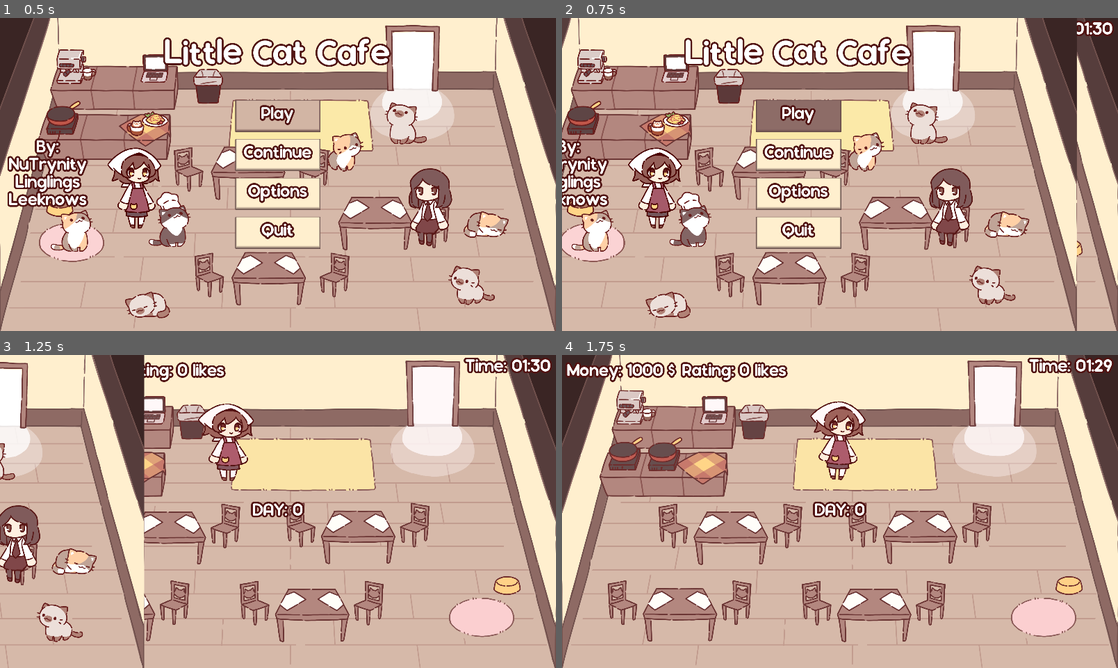
Above: before the commit, frames 1-4 (two rows, left to right).
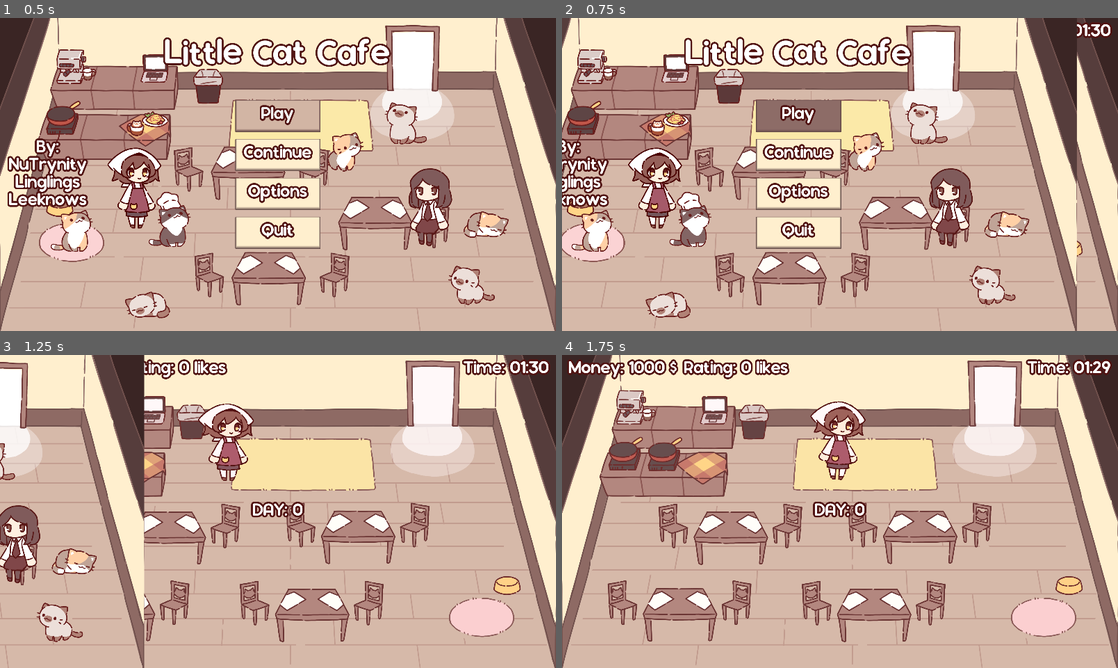
Above: after the commit, the same moments.

Repository: NuTrynity/Little-Cat-Cafe
Game: Godot game, scene res://Nodes/UI/main_menu.tscn
The game is run twice, just before and just after one commit, with the same random seed, the same clock (stepped at 60 frames per second) and the same inputs.
Inputs (mouse positions are in pixels of both pictures, inside the frame that each line leads up to):
- Up to frame 1 (0.5 s): no input
- Up to frame 2 (0.75 s): click "Play" at 0.5 s
- Up to frame 3 (1.25 s): no input
- Up to frame 4 (1.75 s): move the mouse to (962, 495) at 1.27 s; hold Right (move_right) from 1.28 s (still down); hold E (interact) from 1.28 s (still down); click (962, 495) at 1.42 s

Frame 1 is identical in both runs. In frame 2, 0.2% of the frame differs, in the area x 92-99%, y 0-7%; in frame 3, 1.2%; in frame 4, 2.1%, in the area x 0-99%, y 0-9%.

Commit message:
replaced the patience multiplier with combo meter

Diff:
--- /dev/null
+++ b/Nodes/UI/combo_meter.tscn
@@ -0,0 +1,76 @@
+[gd_scene load_steps=9 format=3 uid="uid://cs7o18xkwose3"]
+
+[ext_resource type="Theme" uid="uid://cre74qu5ppyhh" path="res://Assets/Theme/main_menu.tres" id="1_nd5c8"]
+[ext_resource type="Script" path="res://Scripts/UIScripts/combo_meter.gd" id="2_hlhxx"]
+[ext_resource type="Resource" uid="uid://d0ojrka58d027" path="res://CustomResources/GameManager.tres" id="3_jo5pt"]
+
+[sub_resource type="StyleBoxFlat" id="StyleBoxFlat_pch0r"]
+bg_color = Color(0.6, 0.6, 0.6, 0)
+
+[sub_resource type="StyleBoxFlat" id="StyleBoxFlat_rwm0t"]
+bg_color = Color(0, 1, 0, 1)
+
+[sub_resource type="Animation" id="Animation_yjnl1"]
+resource_name = "show_combo"
+length = 0.6
+tracks/0/type = "value"
+tracks/0/imported = false
+tracks/0/enabled = true
+tracks/0/path = NodePath(".:position")
+tracks/0/interp = 2
+tracks/0/loop_wrap = true
+tracks/0/keys = {
+"times": PackedFloat32Array(0, 0.6),
+"transitions": PackedFloat32Array(1, 1),
+"update": 0,
+"values": [Vector2(-640, 193), Vector2(32, 193)]
+}
+
+[sub_resource type="Animation" id="Animation_ibwr4"]
+length = 0.001
+tracks/0/type = "value"
+tracks/0/imported = false
+tracks/0/enabled = true
+tracks/0/path = NodePath(".:position")
+tracks/0/interp = 1
+tracks/0/loop_wrap = true
+tracks/0/keys = {
+"times": PackedFloat32Array(0),
+"transitions": PackedFloat32Array(1),
+"update": 0,
+"values": [Vector2(-640, 193)]
+}
+
+[sub_resource type="AnimationLibrary" id="AnimationLibrary_lt6it"]
+_data = {
+"RESET": SubResource("Animation_ibwr4"),
+"show_combo": SubResource("Animation_yjnl1")
+}
+
+[node name="ComboMeter" type="ProgressBar"]
+custom_minimum_size = Vector2(640, 32)
+offset_left = -640.0
+offset_top = 193.0
+offset_bottom = 225.0
+size_flags_horizontal = 0
+theme = ExtResource("1_nd5c8")
+theme_override_styles/background = SubResource("StyleBoxFlat_pch0r")
+theme_override_styles/fill = SubResource("StyleBoxFlat_rwm0t")
+max_value = 10.0
+value = 10.0
+allow_lesser = true
+show_percentage = false
+script = ExtResource("2_hlhxx")
+game_manager = ExtResource("3_jo5pt")
+
+[node name="Label" type="Label" parent="."]
+layout_mode = 0
+offset_top = -69.0
+offset_right = 250.0
+offset_bottom = -4.0
+text = "Combo"
+
+[node name="Animation" type="AnimationPlayer" parent="."]
+libraries = {
+"": SubResource("AnimationLibrary_lt6it")
+}
--- a/Nodes/UI/user_interface.tscn
+++ b/Nodes/UI/user_interface.tscn
@@ -1,9 +1,9 @@
 [gd_scene load_steps=5 format=3 uid="uid://c7nlsk4gpsge5"]
 
-[ext_resource type="Theme" uid="uid://cre74qu5ppyhh" path="res://Assets/Theme/main_menu.tres" id="1_8h2ig"]
 [ext_resource type="PackedScene" uid="uid://b6qgbfar78s2n" path="res://Nodes/UI/resource_display.tscn" id="1_mmpr4"]
 [ext_resource type="PackedScene" uid="uid://cjhf7aubug0ap" path="res://Nodes/UI/timer.tscn" id="3_tx2o5"]
 [ext_resource type="PackedScene" uid="uid://drdi805c4pc40" path="res://Nodes/UI/pause_menu.tscn" id="4_1okjn"]
+[ext_resource type="PackedScene" uid="uid://cs7o18xkwose3" path="res://Nodes/UI/combo_meter.tscn" id="5_rpkmp"]
 
 [node name="UserInterface" type="CanvasLayer"]
 layer = 2
@@ -11,27 +11,35 @@
 [node name="PauseMenu" parent="." instance=ExtResource("4_1okjn")]
 visible = false
 
-[node name="Control" type="Control" parent="."]
-layout_mode = 3
+[node name="MarginContainer" type="MarginContainer" parent="."]
 anchors_preset = 15
 anchor_right = 1.0
 anchor_bottom = 1.0
-offset_left = 24.0
-offset_top = 24.0
-offset_right = -24.0
-offset_bottom = -24.0
 grow_horizontal = 2
 grow_vertical = 2
-mouse_filter = 2
-theme = ExtResource("1_8h2ig")
+theme_override_constants/margin_left = 32
+theme_override_constants/margin_top = 32
+theme_override_constants/margin_right = 32
+theme_override_constants/margin_bottom = 32
 
-[node name="ResourceDisplay" parent="Control" instance=ExtResource("1_mmpr4")]
-layout_mode = 0
-offset_left = 0.0
-offset_top = 0.0
-offset_right = 40.0
-offset_bottom = 108.0
+[node name="Container" type="VBoxContainer" parent="MarginContainer"]
+layout_mode = 2
+theme_override_constants/separation = 128
+
+[node name="Essentials" type="HBoxContainer" parent="MarginContainer/Container"]
+layout_mode = 2
+size_flags_vertical = 0
+
+[node name="ResourceDisplay" parent="MarginContainer/Container/Essentials" instance=ExtResource("1_mmpr4")]
+layout_mode = 2
+size_flags_horizontal = 3
 alignment = 0
 
-[node name="Timer" parent="Control" instance=ExtResource("3_tx2o5")]
-layout_mode = 1
+[node name="Timer" parent="MarginContainer/Container/Essentials" instance=ExtResource("3_tx2o5")]
+layout_mode = 2
+horizontal_alignment = 1
+vertical_alignment = 1
+
+[node name="ComboMeter" parent="." instance=ExtResource("5_rpkmp")]
+offset_top = 193.0
+offset_bottom = 225.0
--- a/Scripts/CharacterScripts/NPC.gd
+++ b/Scripts/CharacterScripts/NPC.gd
@@ -183,7 +183,7 @@
 
 func spawn_label():
 	var price_label = meal_price_label.instantiate()
-	price_label.price = str(GlobalScript.meal_types[meal_i_want]["price"])
+	price_label.price = str(GlobalScript.meal_types[meal_i_want]["price"] * game_manager.combo_meter)
 	price_label.position = global_position
 	price_label.position.y -= 360 #just on her head
 	price_label.position.x -= price_label.size.x / 2
@@ -207,12 +207,14 @@
 	patience_bar.hide()
 	meal_want.hide()
 	eat_timer.start()
+	game_manager.start_combo.emit()
 	interact_area.monitoring = false
 
 	spawn_label()
 	GlobalScript.inventory[meal_i_want]["count"] -= 1
-	GlobalScript.cash_on_hand += GlobalScript.meal_types[meal_i_want]["price"]
+	GlobalScript.cash_on_hand += GlobalScript.meal_types[meal_i_want]["price"] * game_manager.combo_meter
 	player_resources.adjust_rating(player_resources.rating_increase_amt, patience_bar)
+	game_manager.combo_meter += 2
 
 '''
 func _on_chair_detector_area_entered(area):
--- a/Scripts/ResourceScripts/GameManager.gd
+++ b/Scripts/ResourceScripts/GameManager.gd
@@ -4,6 +4,7 @@
 signal game_end
 signal day_end
 signal game_finished
+signal start_combo
 
 @export var game_minutes : int
 @export var game_seconds : int
@@ -11,6 +12,7 @@
 var customers : int = 0
 var current_minutes : int
 var current_seconds : int
+var combo_meter : int = 1
 
 var sfx_volume : float = 1
 var music_volume : float = 1
--- a/Scripts/ResourceScripts/PlayerResource.gd
+++ b/Scripts/ResourceScripts/PlayerResource.gd
@@ -13,7 +13,6 @@
 var meal_index : int
 var carry_amt : int = 0
 
-var money : float = 0
 var rating : int = 0
 
 # adds to rating, adds more if patience bar is higher
--- /dev/null
+++ b/Scripts/UIScripts/combo_meter.gd
@@ -0,0 +1,41 @@
+extends ProgressBar
+@export var game_manager : GameManager
+
+@onready var label = $Label
+@onready var animation = $Animation
+@onready var combo_timer = Timer.new()
+
+var can_play_anim : bool = true
+
+func _ready():
+	value = max_value
+	game_manager.start_combo.connect(combo_start)
+
+	add_child(combo_timer)
+	combo_timer.one_shot = false
+	combo_timer.wait_time = 1
+	combo_timer.connect("timeout", on_timeout)
+
+func _process(_delta):
+	label.text = "Combo: " + str(game_manager.combo_meter)
+
+func combo_start():
+	value = max_value
+	combo_timer.start()
+
+	if can_play_anim == true:
+		animation.play("show_combo")
+		can_play_anim = false
+
+
+func on_timeout():
+	value -= 1
+
+	if value < 0:
+		combo_timer.stop()
+		can_play_anim = true
+		animation.play_backwards("show_combo")
+
+		await animation.animation_finished
+		value = max_value
+		game_manager.combo_meter = 1
--- a/Scripts/UIScripts/game_condition.gd
+++ b/Scripts/UIScripts/game_condition.gd
@@ -26,7 +26,7 @@
 	resources.carry_amt = 0
 	animation.play("Game_Over")
 	game_manager._reset()
+	AudioManager.play_sound(victory_sfx)
 
 	await get_tree().create_timer(5).timeout
 	SceneChanger.change_scene("res://Nodes/UI/result_screen.tscn", "slide_left")
-	AudioManager.play_sound(victory_sfx)
--- a/Scripts/scene_0.gd
+++ b/Scripts/scene_0.gd
@@ -2,7 +2,6 @@
 
 @onready var gameplay_music = preload("res://Assets/Music/Gameplay.wav")
 @onready var gameplay_stream = $GamePlayMusic
-@onready var ui = $UserInterface/Control/Timer
 @onready var save_loader = $SaveLoader
 
 func _ready():
